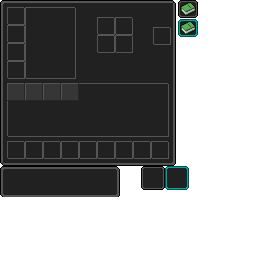
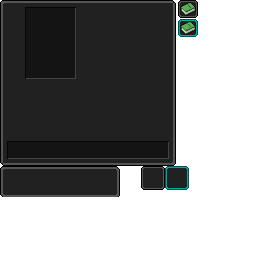
Before/after of a 256 x 256 layered artwork. What changed in the layer stack:
moved "레이어 19" out of group "그룹 1", painted on it over (x1=7, y1=7, x2=171, y2=137)
removed layer "레이어 2" from group "그룹 1" over (x1=7, y1=7, x2=171, y2=159)
removed layer "레이어 6" from group "그룹 1" over (x1=7, y1=83, x2=32, y2=137)
removed layer "레이어 1" over (x1=7, y1=0, x2=200, y2=159)
added group "그룹 7" with 13 layers above "그룹 8" over (x1=7, y1=0, x2=200, y2=159)
added group "그룹 5" (screen, 20%) with 5 layers in group "그룹 7" over (x1=8, y1=83, x2=169, y2=159)
added group "그룹 4" (multiply, 70%) with 4 layers in group "그룹 7" over (x1=7, y1=51, x2=169, y2=159)
added layer "레이어 23" in group "그룹 7" over (x1=7, y1=0, x2=200, y2=159)
added group "그룹 8" with 8 layers above "레이어 26" over (x1=7, y1=0, x2=200, y2=159)
added group "그룹 5 복사" (screen, 20%) with 2 layers in group "그룹 8" over (x1=26, y1=8, x2=122, y2=101)
added group "그룹 4 복사" (multiply, 70%) with 3 layers in group "그룹 8" over (x1=20, y1=7, x2=128, y2=101)
added layer "레이어 25" in group "그룹 8" over (x1=7, y1=0, x2=200, y2=159)
renamed "레이어 16(병합)" to "레이어 26", showed it, moved it above "레이어 18", painted on it over (x1=7, y1=0, x2=200, y2=159)
removed group "그룹 3 복사 6" (3 layers) over (x1=61, y1=83, x2=81, y2=101)
removed layer "레이어 13" (5th of 8, in "그룹 3 복사 6") from group "그룹 3 복사 6" over (x1=61, y1=83, x2=81, y2=101)
removed group "그룹 3 복사 5" (3 layers) over (x1=43, y1=83, x2=63, y2=101)
removed layer "레이어 13" (6th of 8, in "그룹 3 복사 5") from group "그룹 3 복사 5" over (x1=43, y1=83, x2=63, y2=101)
removed group "그룹 1" (7 layers) over (x1=7, y1=7, x2=171, y2=159)
removed layer "레이어 5" from group "그룹 1" over (x1=7, y1=7, x2=171, y2=159)
removed layer "레이어 4" from group "그룹 1" over (x1=7, y1=7, x2=171, y2=159)
removed layer "레이어 3" from group "그룹 1" over (x1=7, y1=7, x2=171, y2=159)
painted on "레이어 18" over (x1=7, y1=0, x2=200, y2=159)
…and 22 more changes (10 added, 12 removed)
